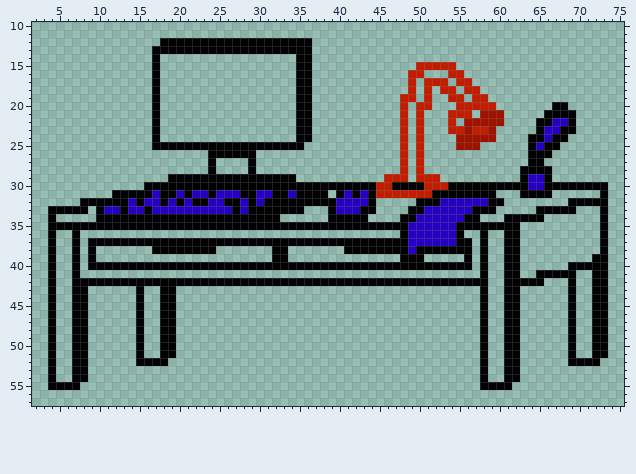
A sprite sheet gets an edit: assets/Sprites/Enviroment/Objects/Desk.png. The picture above is the old version.
The file is 77x63 pixels. Shown: x 2..75, y 10..57.
The same view after the edit:
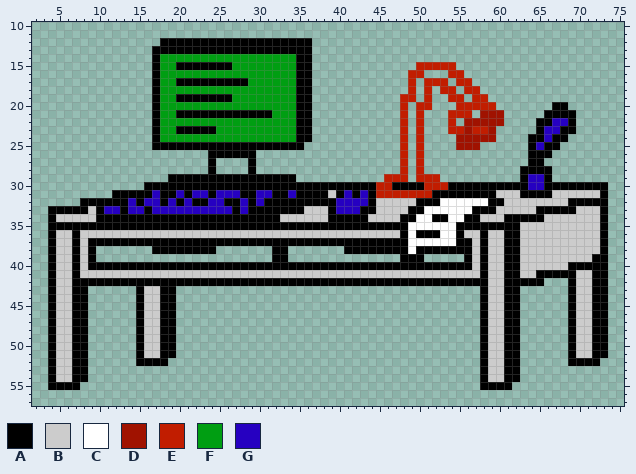
Palette (. is transparent): A #000000  B #cccccc  C #ffffff  D #a01200  E #c11d00  F #009e12  G #2600c1
The edit:
Changed rows in their new state; - is an unchanged pixel.
first column x 18:
14 FFFFFFFFFFFFFFFFF
15 FFAAAAAAAFFFFFFFF
16 FFFFFFFFFFFFFFFFF
17 FFAAAAAAAAAFFFFFF
18 FFFFFFFFFFFFFFFFF
19 FFAAAAAAAFFFFFFFF
20 FFFFFFFFFFFFFFFFF
21 FFAAAAAAAAAAAAFFF
22 FFFFFFFFFFFFFFFFF
23 FFAAAAAFFFFFFFFFF
24 FFFFFFFFFFFFFFFFF
first column x 5:
31 ----------------------------------B--------------------BBB----BBBBBB
32 ----------------------------------------BBBBB---CCCCCC--BBBBBBBB----
33 ----B--------------------------BBB------BBBB--CCCCCC---BBBBB-----BBB
34 BBBBB-----------------------BBBBBB-----BBBB--CCAACC--BBB-----BBBBBBB
35 --------------------------------------------CCCCCC--------BBBBBBBBBB
36 BB-BBBBBBBBBBBBBBBBBBBBBBBBBBBBBBBBBBBBBBBB-CAAACC-BB-BB--BBBBBBBBBB
37 BB-B----------------------------------------CCCCCC--B-BB--BBBBBBBBBB
38 BB-B----------------------------------------C-------B-BB--BBBBBBBBBB
39 BB-B------------------------------------------------B-BB--BBBBBBBBB-
40 BB-B------------------------------------------------B-BB--BBBBBB----
41 BB-BBBBBBBBBBBBBBBBBBBBBBBBBBBBBBBBBBBBBBBBBBBBBBBBBB-BB--BB-----BB-
42 BB----------------------------------------------------BB---------BB-
43 BB---------BB-----------------------------------------BB---------BB-
44 BB---------BB-----------------------------------------BB---------BB-
45 BB---------BB-----------------------------------------BB---------BB-
46 BB---------BB-----------------------------------------BB---------BB-
47 BB---------BB-----------------------------------------BB---------BB-
48 BB---------BB-----------------------------------------BB---------BB-
49 BB---------BB-----------------------------------------BB---------BB-
50 BB---------BB-----------------------------------------BB---------BB-
51 BB---------BB-----------------------------------------BB---------BB-
52 BB----------------------------------------------------BB------------
53 BB----------------------------------------------------BB------------
54 BB----------------------------------------------------BB------------
Where, in picture pixels (left, top, right, bottom), the same in both pictures:
added: (160, 54, 296, 142)
changed: (56, 190, 600, 382)
